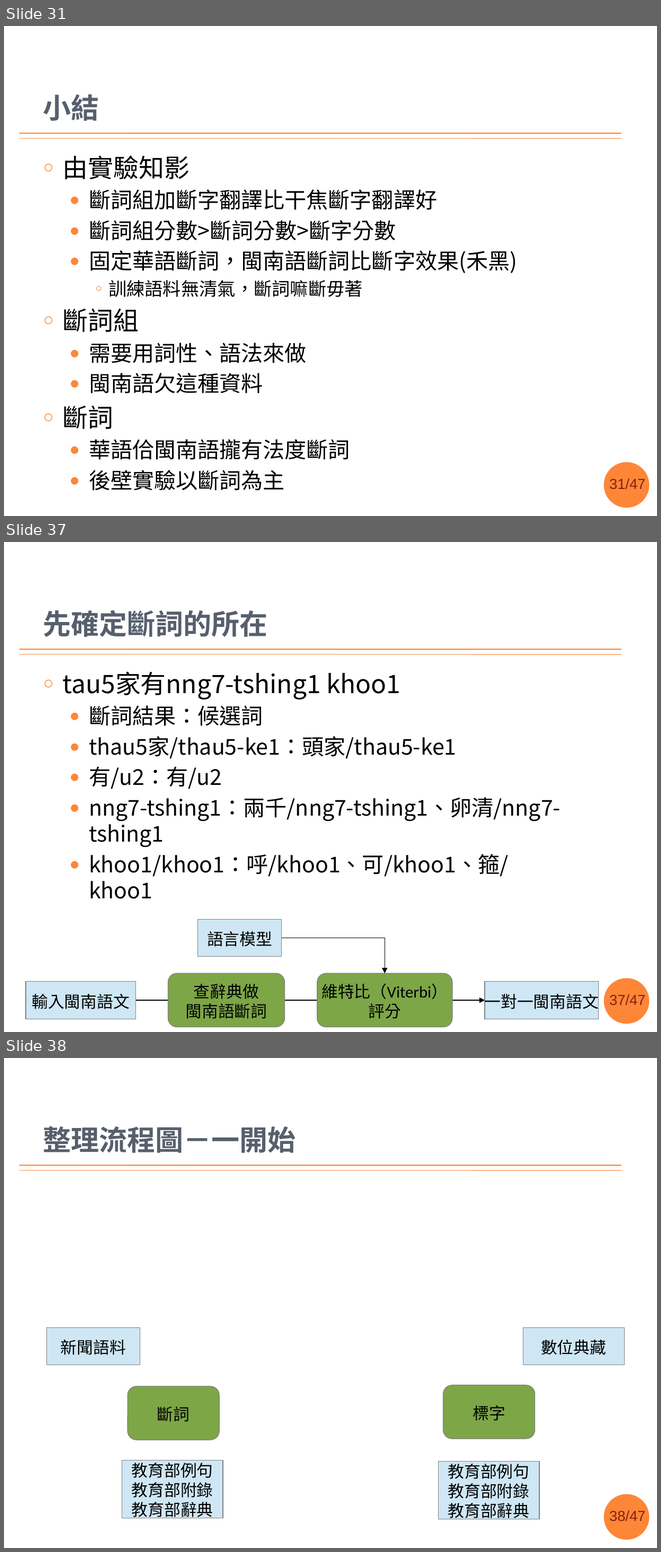
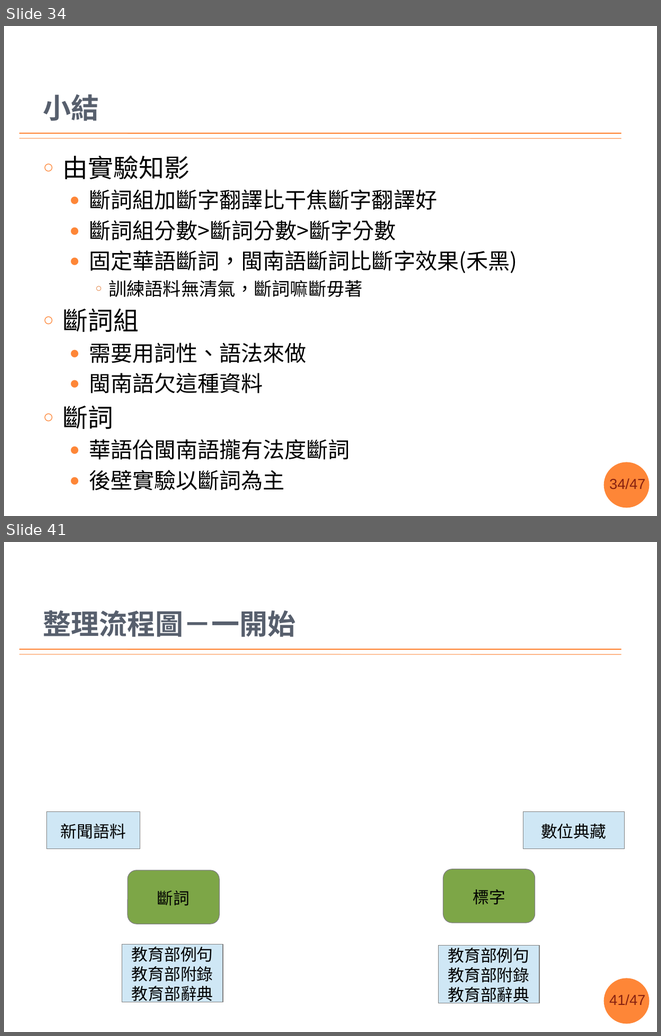
Before and after one commit to sih4sing5hong5/po3-ko3_tau5-iann2-phinn3, a slide deck: 翻譯報告.pptx. Shown one above the other, each under a label of ours: slides 31, 37 and 38 before the commit, slides 34 and 41 after it; the slides between them are not shown. The pictures are 661x1552 and 661x1036 pixels, drawn with LibreOffice and Linux fonts; fonts in the diff are those of the drawing; background and template pictures are left out. Boxes give left, top, right and bottom in pixels: in the first picture for what was removed or moved away, otherwise in the second. Text is boxed around its words. In the diff, an @@ line names an element or a change of style, - is before the commit and + after.

```diff
--- a/翻譯報告.pptx
+++ b/翻譯報告.pptx
@@ slide 37 removed at (4,542,657,1032), background #FFFFFF; not listed: 4 template elements that a slide beside it also shows @@
@@ title removed at (43,610,268,637) @@
-先確定斷詞的所在
@@ text removed at (63,671,560,899) @@
-○ tau5家有nng7-tshing1 khoo1
-  ● 斷詞結果：候選詞
-  ● thau5家/thau5-ke1：頭家/thau5-ke1
-  ● 有/u2：有/u2
-  ● nng7-tshing1：兩千/nng7-tshing1、卵清/nng7-tshing1
-  ● khoo1/khoo1：呼/khoo1、可/khoo1、箍/khoo1
@@ rectangle removed at (198,919,282,956) @@
-語言模型
@@ elbow arrow removed from (282, 938) to (385, 973) @@
@@ rectangle removed at (26,981,135,1018) @@
-輸入閩南語文
@@ rounded rectangle removed at (168,973,285,1026) @@
-查辭典做
-閩南語斷詞
@@ rounded rectangle removed at (317,973,452,1026) @@
-維特比（Viterbi）
-評分
@@ rectangle removed at (485,981,598,1018) @@
-一對一閩南語文
@@ arrow removed from (136, 1000) to (485, 1000) @@
@@ what was slide 31 is now slide 34 @@
@@ page number at (609,478,645,489): text changed @@
-31/47
+34/47
@@ what was slide 38 is now slide 41 @@
@@ page number at (609,994,645,1005): text changed @@
-38/47
+41/47
```
Also in this commit, not shown: 15 slides changed, 4 slides added, 2 other slides removed.
